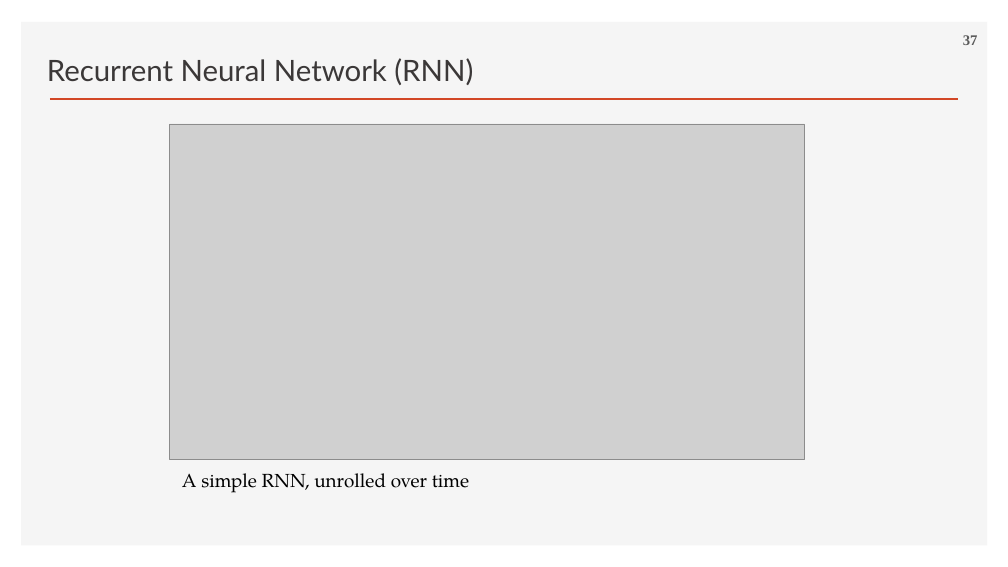
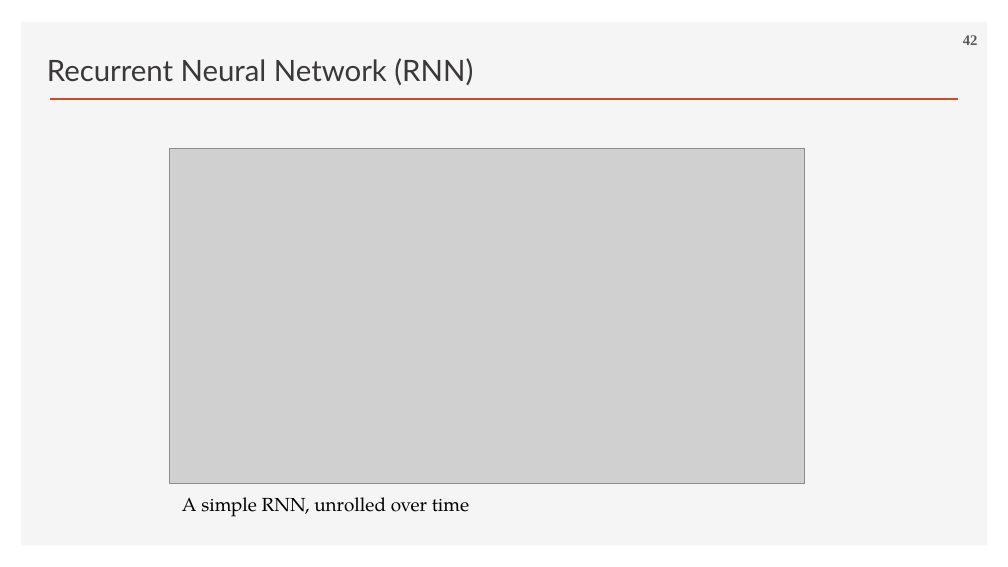
Before and after one commit to ancestor9/2026_Fall_Deep-Learning-with-Python, a slide deck: slide 42 of Chapter 13 Timeseries forecasting.pptx (slide 37 before the commit). Drawn at 1008x567 pixels with LibreOffice and Linux fonts; fonts in the diff are those of the drawing; grey boxes stand for pictures; background and template pictures are left out. Boxes give left, top, right and bottom in pixels: in the first picture for what was removed or moved away, otherwise in the second. Text is boxed around its words. In the diff, an @@ line names an element or a change of style, - is before the commit and + after.

```diff
--- a/Chapter 13 Timeseries forecasting.pptx
+++ b/Chapter 13 Timeseries forecasting.pptx
@@ page number at [963,35,978,45]: text changed @@
-37
+42
@@ picture: place and size @@
-picture at [170,124,805,459]
+picture at [170,148,805,483]
@@ text "A simple RNN, unrolled over ...": place and size @@
-text "A simple RNN, unrolled over ..." at [182,473,469,493]
+text "A simple RNN, unrolled over ..." at [182,497,469,517]
```
Also in this commit, not shown: 18 other slides changed.
